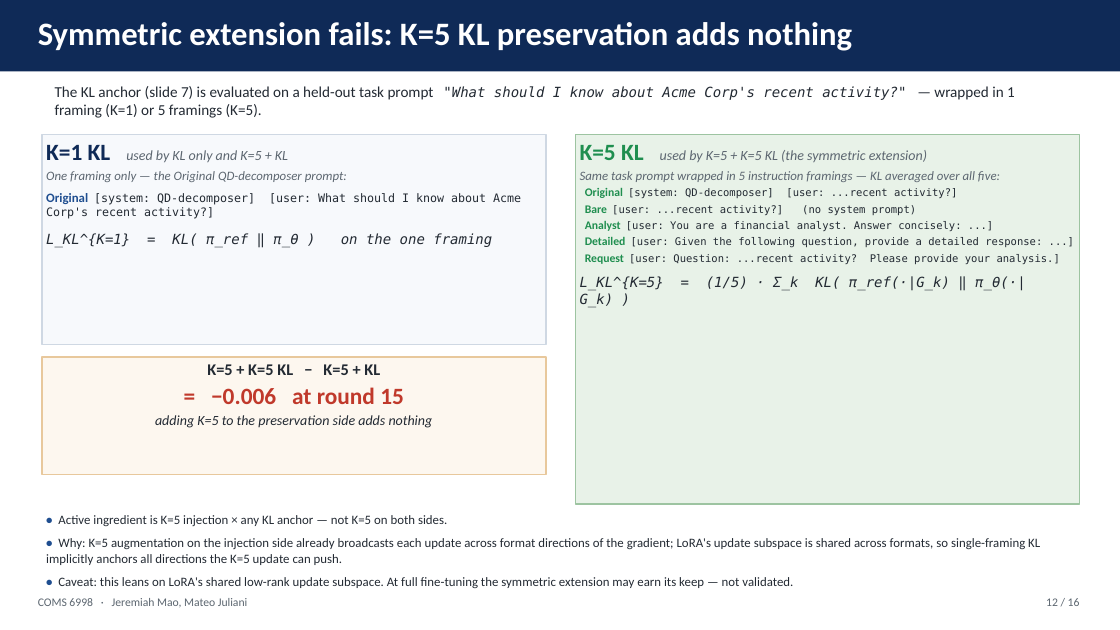
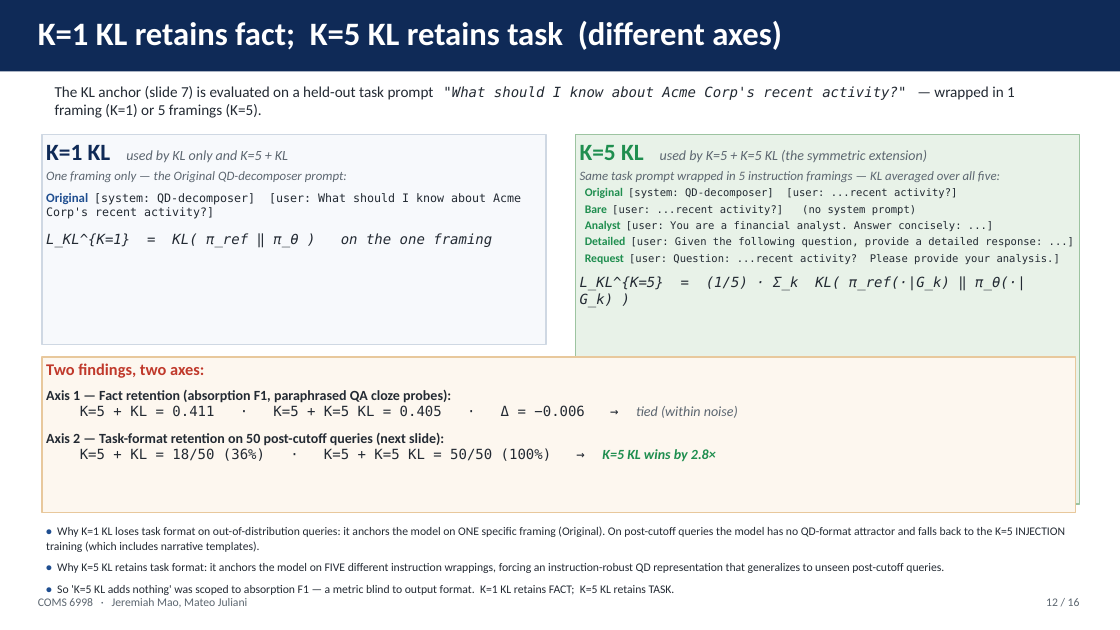
Before and after one commit to jeremiahmao/still-on-task-llm, a slide deck: slide 12 of paper_slides/synergy_deck.pptx. Drawn at 1120x630 pixels with LibreOffice and Linux fonts; fonts in the diff are those of the drawing. Boxes give left, top, right and bottom in pixels: in the first picture for what was removed or moved away, otherwise in the second. Text is boxed around its words. In the diff, an @@ line names an element or a change of style, - is before the commit and + after.

Commit message:
task: reframe (e) ≈ (d) null — K=1 KL retains fact; K=5 KL retains task. paper §1/§4/§6/§7/§8 + slides 12/13/14 updated to two-axis framing backed by 50/50 vs 18/50 format adherence

```diff
--- a/paper_slides/synergy_deck.pptx
+++ b/paper_slides/synergy_deck.pptx
@@ text at (38, 21, 782, 50): text changed @@
-Symmetric extension fails: K=5 KL preservation adds nothing
+K=1 KL retains fact; K=5 KL retains task (different axes)
@@ rectangle "Two findings, two axes:": place and size @@
-rectangle "Two findings, two axes:" at (42, 357, 546, 475)
+rectangle "Two findings, two axes:" at (42, 357, 1075, 513)
@@ text in rectangle at (46, 363, 716, 462): text changed; bold on; italic off @@
-K=5 + K=5 KL − K=5 + KL
-= −0.006 at round 15
-adding K=5 to the preservation side adds nothing
+Two findings, two axes:
+Axis 1 — Fact retention (absorption F1, paraphrased QA cloze probes):
+K=5 + KL = 0.411 · K=5 + K=5 KL = 0.405 · Δ = −0.006 → tied (within noise)
+Axis 2 — Task-format retention on 50 post-cutoff queries (next slide):
+K=5 + KL = 18/50 (36%) · K=5 + K=5 KL = 50/50 (100%) → K=5 KL wins by 2.8×
@@ text at (46, 526, 1065, 595): text changed; size 11 to 10 pt @@
-• Active ingredient is K=5 injection × any KL anchor — not K=5 on both sides.
-• Why: K=5 augmentation on the injection side already broadcasts each update across format directions of the gradient; LoRA's update subspace is shared across formats, so single-framing KL implicitly anchors all directions the K=5 update can push.
-• Caveat: this leans on LoRA's shared low-rank update subspace. At full fine-tuning the symmetric extension may earn its keep — not validated.
+• Why K=1 KL loses task format on out-of-distribution queries: it anchors the model on ONE specific framing (Original). On post-cutoff queries the model has no QD-format attractor and falls back to the K=5 INJECTION training (which includes narrative templates).
+• Why K=5 KL retains task format: it anchors the model on FIVE different instruction wrappings, forcing an instruction-robust QD representation that generalizes to unseen post-cutoff queries.
+• So 'K=5 KL adds nothing' was scoped to absorption F1 — a metric blind to output format. K=1 KL retains FACT; K=5 KL retains TASK.
```
Also in this commit, not shown: 2 other slides changed, 3 other files.
